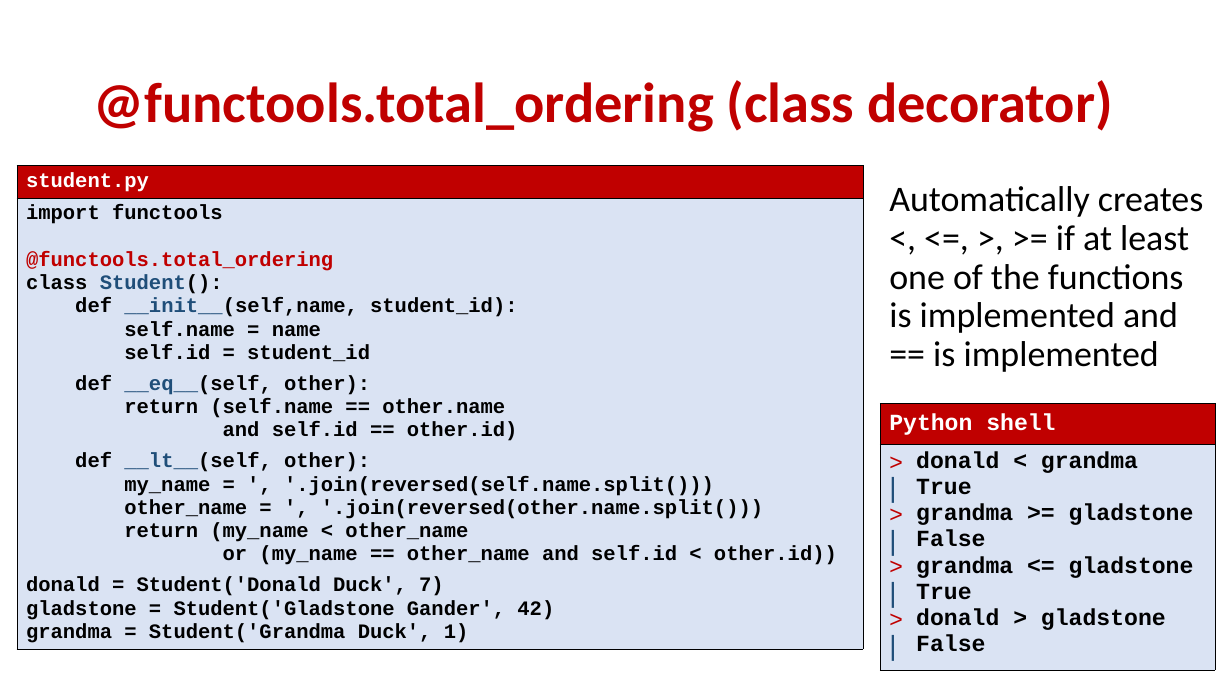
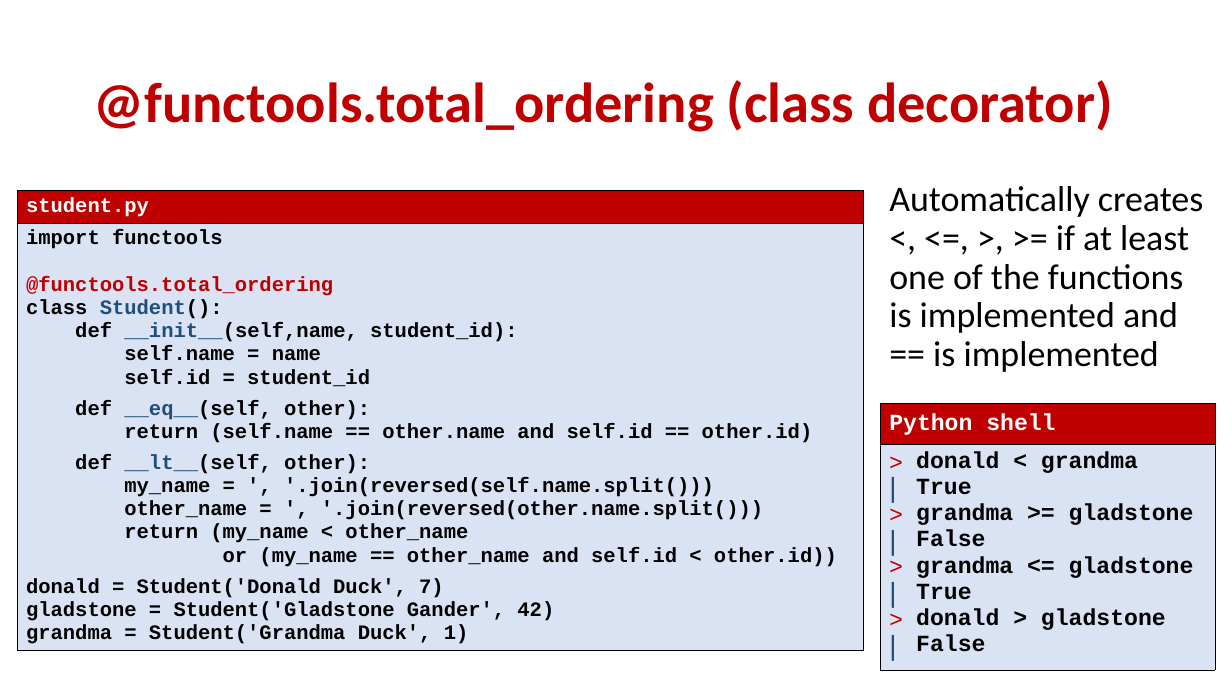
Before and after one commit to gsbrodal/gsbrodal.github.io, a slide deck: slide 18 of ipsa/slides/decorators.pptx. Drawn at 1232x693 pixels with LibreOffice and Linux fonts; fonts in the diff are those of the drawing. Boxes give left, top, right and bottom in pixels: in the first picture for what was removed or moved away, otherwise in the second. Text is boxed around its words. In the diff, an @@ line names an element or a change of style, - is before the commit and + after.

Commit message:
decorator slides

```diff
--- a/ipsa/slides/decorators.pptx
+++ b/ipsa/slides/decorators.pptx
@@ table at (17,190,863,676) @@
-row 2, column 1: import functools / @functools.total_ordering / class Student(): / def __init__(self,name, student_id): / self.name = name / self.id = student_id / def __eq__(self, other): / return (self.name == other.name / and self.id == other.id) / def __lt__(self, other): / my_name = ', '.join(reversed(self.name.split())) / other_name = ', '.join(reversed(other.name.split())) / return (my_name < other_name / or (my_name == other_name and self.id < other.id)) / donald = Student('Donald Duck', 7) / gladstone = Student('Gladstone Gander', 42) / grandma = Student('Grandma Duck', 1)
+row 2, column 1: import functools / @functools.total_ordering / class Student(): / def __init__(self,name, student_id): / self.name = name / self.id = student_id / def __eq__(self, other): / return (self.name == other.name and self.id == other.id) / def __lt__(self, other): / my_name = ', '.join(reversed(self.name.split())) / other_name = ', '.join(reversed(other.name.split())) / return (my_name < other_name / or (my_name == other_name and self.id < other.id)) / donald = Student('Donald Duck', 7) / gladstone = Student('Gladstone Gander', 42) / grandma = Student('Grandma Duck', 1)
@@ table: place and size @@
-table at (17,165,863,676)
+table at (17,190,863,676)
```
Also in this commit, not shown: 2 other slides changed, 3 other files.
